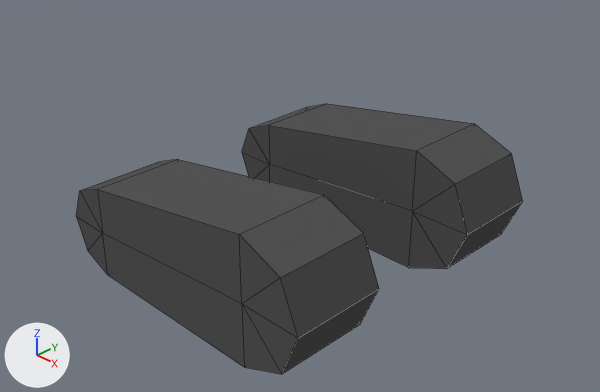
A saved change to the Blender file Assets/Models/tank-tracks.blend.
Both versions are drawn from a 50 mm camera at (1.943, -0.949, 1.248) aimed at (0.515, 0.484, 0.206). The lights are fixed; the arrows at lower left show +X, +Y and +Z. Mesh edges are drawn as thin lines.

The scene before the commit, as lines of its bpy script (objects in view):
```python
me_circle_002 = bpy.data.meshes.new('Circle.002')
me_circle_002.from_pydata(...)  # 48 vertices, 60 faces; spans x 0.054..0.934, y 0.059..0.941, z -0.004..0.356
me_circle_002.materials.append(mat_material_001)  # dark grey #555555
ob_circle = bpy.data.objects.new('Circle', me_circle_002)
ob_circle.location = (0.0, 0.0, 0.0)
```
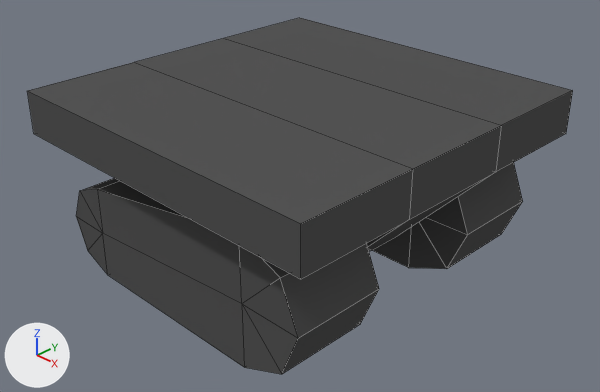
Commit message: Add base to tank tracks

Pixel boxes [x1, y1, x2, y2] of what changed, in the pictures (600 x 392 px):
```json
{"object": "Circle", "change": "reshaped", "before": [76, 104, 523, 374], "after": [27, 18, 573, 374], "on screen": "22% wider, 32% taller"}
{"part": 1, "of": "me_circle_002", "change": "added", "after": [27, 18, 573, 279]}
```

The change, as JSON lines over the scene's bpy script:
```json
{"block": "me_circle_002", "where": "# used by ob_circle; location = (0.0, 0.0, 0.0)"}
{"op": "remove", "block": "me_circle_002", "code": "me_circle_002.from_pydata(...)  # 48 vertices, 60 faces; spans x 0.054..0.934, y 0.059..0.941, z -0.004..0.356"}
{"op": "add", "block": "me_circle_002", "code": "me_circle_002.from_pydata(...)  # 76 vertices, 86 faces; spans x 0.0..1.0, y 0.0..1.0, z -0.004..0.502"}
{"block": "me_circle_002", "change": "me_circle_002 part 1: a new loose piece of 28 vertices spanning x 0.0..1.0, y 0.0..1.0, z 0.089..0.502, in mat_material_001 (dark grey #555555)"}
```
